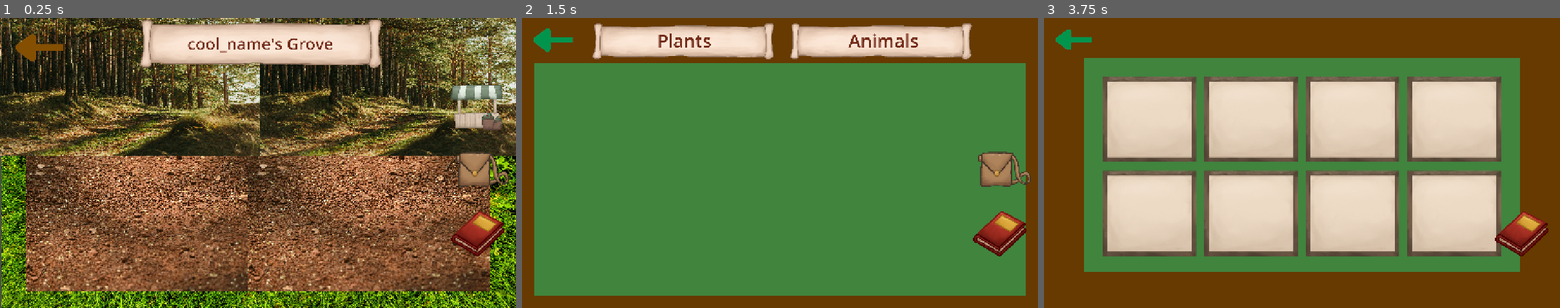
Above: before the commit, frames 1-3 (left to right).
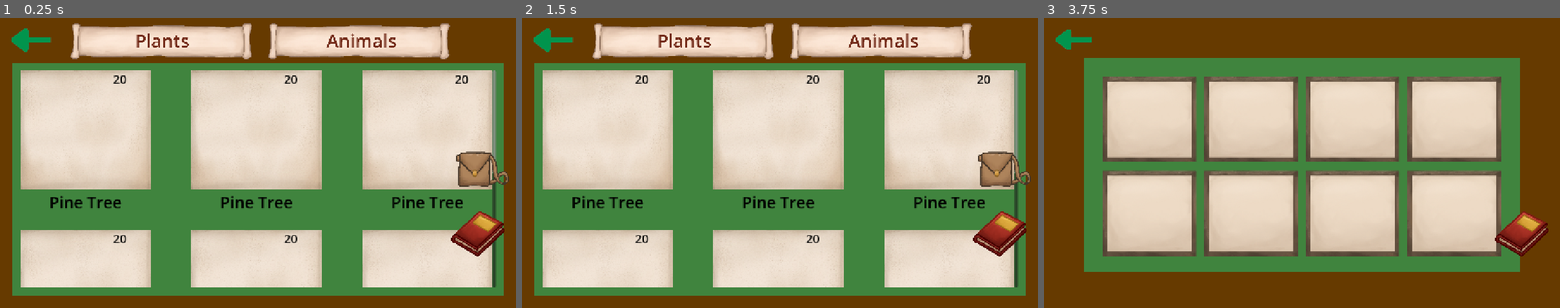
Above: after the commit, the same moments.

Repository: EliJ0y/BioCopia-s-Grove
Game: Godot game, scene res://Scenes/grove.tscn
Two runs of this game, one before a commit and one after it. Both use one fixed random seed, a clock stepped at 60 frames per second and the inputs below.
Inputs (mouse positions are in pixels of both pictures, inside the frame that each line leads up to):
- Up to frame 1 (0.25 s): no input
- Up to frame 2 (1.5 s): click "cool_name's Grove" at 0.5 s; click (996, 107) at 1.25 s
- Up to frame 3 (3.75 s): click "Plants" at 2 s; click "Animals" at 2.75 s; click (1523, 168) at 3.5 s

The runs differ from the first frame. In frame 1, 95% of the frame differs, in the area x 0-100%, y 0-100%; in frame 2, 46%; in frame 3, nothing differs.

Commit message:
set up scrollable shop

Diff:
--- a/bio-copia's-grove/Scenes/inventory_slot.tscn
+++ b/bio-copia's-grove/Scenes/inventory_slot.tscn
@@ -3,8 +3,8 @@
 [ext_resource type="Texture2D" uid="uid://bsf6hrl66wlpj" path="res://Assets/Inventory Slot.PNG" id="1_0v82l"]
 
 [node name="Inventory Slot" type="Panel" unique_id=1817433048]
-offset_right = 40.0
-offset_bottom = 40.0
+offset_right = 324.0
+offset_bottom = 296.0
 
 [node name="Slot" type="Sprite2D" parent="." unique_id=1794163655]
 texture = ExtResource("1_0v82l")
--- a/bio-copia's-grove/Scenes/shop.tscn
+++ b/bio-copia's-grove/Scenes/shop.tscn
@@ -6,6 +6,7 @@
 [ext_resource type="Texture2D" uid="uid://emtjhmitdn18" path="res://Assets/Green Midground.png" id="4_3ps1r"]
 [ext_resource type="Texture2D" uid="uid://bai0q6wj05yjl" path="res://Assets/UI Background.png" id="5_ymrm4"]
 [ext_resource type="Texture2D" uid="uid://binanq36fuf6e" path="res://Assets/Green Arrow.png" id="6_3ps1r"]
+[ext_resource type="PackedScene" uid="uid://dk50fvnpg2k24" path="res://Scenes/shop_slot.tscn" id="7_ymrm4"]
 
 [node name="Shop" type="Node2D" unique_id=568597562]
 script = ExtResource("1_a0mxf")
@@ -19,7 +20,6 @@
 texture_normal = ExtResource("2_2shtd")
 
 [node name="Shop Panel" type="Panel" parent="." unique_id=939066191]
-visible = false
 offset_right = 1280.0
 offset_bottom = 720.0
 
@@ -32,6 +32,62 @@
 position = Vector2(640, 401.00003)
 scale = Vector2(0.635, 0.5351852)
 texture = ExtResource("4_3ps1r")
+
+[node name="MarginContainer" type="MarginContainer" parent="Shop Panel" unique_id=568953039]
+layout_mode = 1
+anchors_preset = 15
+anchor_right = 1.0
+anchor_bottom = 1.0
+offset_left = 40.0
+offset_top = 120.0
+offset_right = -40.0
+offset_bottom = -40.0
+grow_horizontal = 2
+grow_vertical = 2
+theme_override_constants/margin_left = 10
+theme_override_constants/margin_top = 10
+theme_override_constants/margin_right = 10
+theme_override_constants/margin_bottom = 10
+
+[node name="ScrollContainer" type="ScrollContainer" parent="Shop Panel/MarginContainer" unique_id=1331526598]
+layout_mode = 2
+vertical_scroll_mode = 2
+
+[node name="GridContainer" type="GridContainer" parent="Shop Panel/MarginContainer/ScrollContainer" unique_id=1882229957]
+custom_minimum_size = Vector2(1172, 1150)
+layout_mode = 2
+size_flags_horizontal = 3
+size_flags_vertical = 3
+theme_override_constants/h_separation = 100
+theme_override_constants/v_separation = 100
+columns = 3
+
+[node name="Shop Slot" parent="Shop Panel/MarginContainer/ScrollContainer/GridContainer" unique_id=1817433048 instance=ExtResource("7_ymrm4")]
+layout_mode = 2
+
+[node name="Shop Slot2" parent="Shop Panel/MarginContainer/ScrollContainer/GridContainer" unique_id=932124740 instance=ExtResource("7_ymrm4")]
+layout_mode = 2
+
+[node name="Shop Slot3" parent="Shop Panel/MarginContainer/ScrollContainer/GridContainer" unique_id=2061304042 instance=ExtResource("7_ymrm4")]
+layout_mode = 2
+
+[node name="Shop Slot4" parent="Shop Panel/MarginContainer/ScrollContainer/GridContainer" unique_id=1229981241 instance=ExtResource("7_ymrm4")]
+layout_mode = 2
+
+[node name="Shop Slot5" parent="Shop Panel/MarginContainer/ScrollContainer/GridContainer" unique_id=1598293646 instance=ExtResource("7_ymrm4")]
+layout_mode = 2
+
+[node name="Shop Slot6" parent="Shop Panel/MarginContainer/ScrollContainer/GridContainer" unique_id=1035944761 instance=ExtResource("7_ymrm4")]
+layout_mode = 2
+
+[node name="Shop Slot7" parent="Shop Panel/MarginContainer/ScrollContainer/GridContainer" unique_id=463126795 instance=ExtResource("7_ymrm4")]
+layout_mode = 2
+
+[node name="Shop Slot8" parent="Shop Panel/MarginContainer/ScrollContainer/GridContainer" unique_id=366150157 instance=ExtResource("7_ymrm4")]
+layout_mode = 2
+
+[node name="Shop Slot9" parent="Shop Panel/MarginContainer/ScrollContainer/GridContainer" unique_id=722182419 instance=ExtResource("7_ymrm4")]
+layout_mode = 2
 
 [node name="Back Arrow" type="TextureButton" parent="Shop Panel" unique_id=906104215]
 layout_mode = 0
@@ -84,20 +140,6 @@
 horizontal_alignment = 1
 vertical_alignment = 1
 
-[node name="Plant Shop" type="Control" parent="Shop Panel" unique_id=1274552149]
-anchors_preset = 0
-offset_left = 40.0
-offset_top = 120.0
-offset_right = 1240.0
-offset_bottom = 680.0
-
-[node name="Animal Shop" type="Control" parent="Shop Panel" unique_id=888049157]
-anchors_preset = 0
-offset_left = 40.0
-offset_top = 120.0
-offset_right = 1240.0
-offset_bottom = 680.0
-
 [connection signal="pressed" from="Shop Icon" to="." method="_on_shop_icon_pressed"]
 [connection signal="pressed" from="Shop Panel/Plant Shop Button" to="." method="_on_plant_shop_button_pressed"]
 [connection signal="pressed" from="Shop Panel/Animals Shop Button" to="." method="_on_animals_shop_button_pressed"]
--- /dev/null
+++ b/bio-copia's-grove/Scenes/shop_slot.tscn
@@ -0,0 +1,40 @@
+[gd_scene format=3 uid="uid://dk50fvnpg2k24"]
+
+[ext_resource type="Texture2D" uid="uid://buqiwrbqubjuh" path="res://Assets/Shop Slot Background.PNG" id="1_rlcft"]
+
+[sub_resource type="StyleBoxTexture" id="StyleBoxTexture_0v82l"]
+texture = ExtResource("1_rlcft")
+
+[node name="Shop Slot" type="Panel" unique_id=1817433048]
+custom_minimum_size = Vector2(324, 296)
+offset_right = 324.0
+offset_bottom = 296.0
+theme_override_styles/panel = SubResource("StyleBoxTexture_0v82l")
+
+[node name="Shop Item" type="Sprite2D" parent="." unique_id=1402296364]
+position = Vector2(162, 148)
+
+[node name="Coin Texture" type="Sprite2D" parent="." unique_id=332132900]
+position = Vector2(270, 0)
+
+[node name="Cost Value" type="Label" parent="." unique_id=104395830]
+layout_mode = 0
+offset_left = 227.0
+offset_right = 267.0
+offset_bottom = 42.0
+theme_override_colors/font_color = Color(0, 0, 0, 1)
+theme_override_font_sizes/font_size = 30
+text = "20"
+horizontal_alignment = 1
+vertical_alignment = 1
+
+[node name="Item Name" type="Label" parent="." unique_id=853555732]
+layout_mode = 0
+offset_top = 300.0
+offset_right = 324.0
+offset_bottom = 355.0
+theme_override_colors/font_color = Color(0, 0, 0, 1)
+theme_override_font_sizes/font_size = 40
+text = "Pine Tree"
+horizontal_alignment = 1
+vertical_alignment = 1
Binary file added: bio-copia's-grove/Assets/Shop Slot Background.PNG
Not shown, added: bio-copia's-grove/Assets/Shop Slot Background.PNG.import
